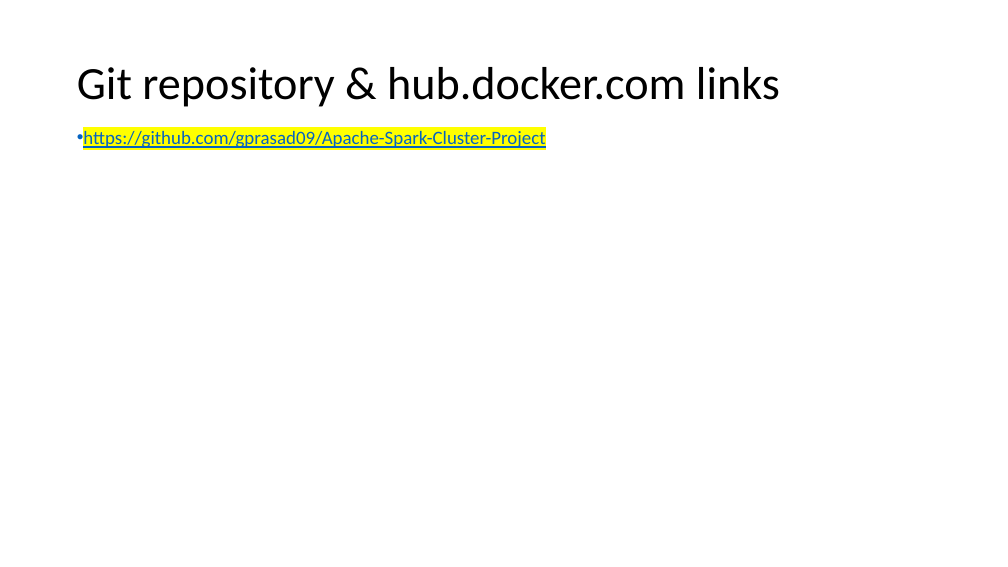
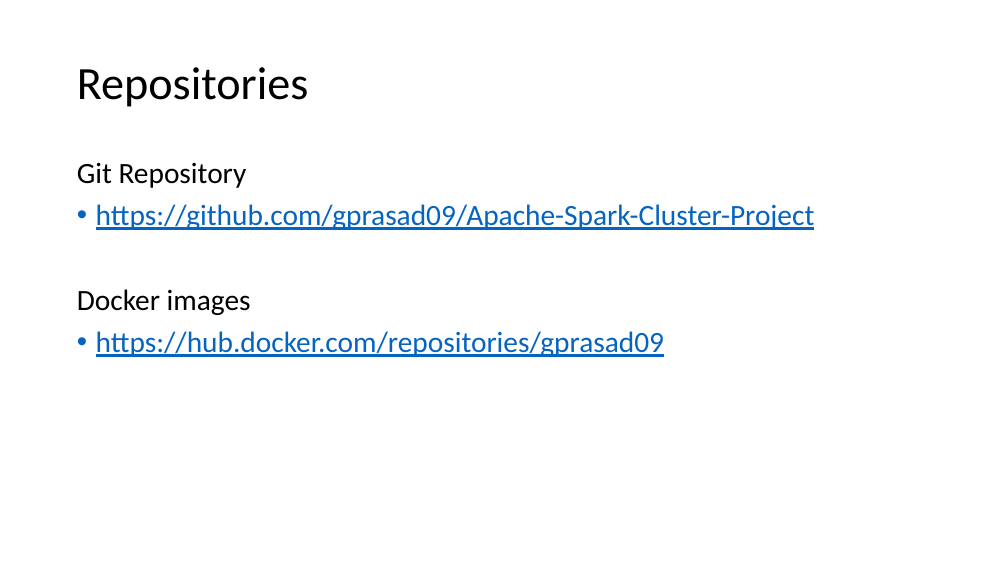
Before and after one commit to gprasad09/Apache-Spark-Cluster-Project, a slide deck: slide 28 of misc/ProjectReports-In progress/TermProject.pptx (slide 27 before the commit). Drawn at 1008x567 pixels with LibreOffice and Linux fonts; fonts in the diff are those of the drawing. Boxes give left, top, right and bottom in pixels: in the first picture for what was removed or moved away, otherwise in the second. Text is boxed around its words. In the diff, an @@ line names an element or a change of style, - is before the commit and + after.

```diff
--- a/misc/ProjectReports-In progress/TermProject.pptx
+++ b/misc/ProjectReports-In progress/TermProject.pptx
@@ title at box(77, 67, 309, 107): text changed @@
-Git repository & hub.docker.com links
+Repositories
@@ text "Git Repository": place and size @@
-text "Git Repository" at box(83, 131, 545, 148)
+text "Git Repository" at box(77, 162, 815, 357)
@@ text at box(77, 162, 247, 188): paragraph added @@
+Git Repository
@@ text at box(96, 204, 815, 230): size 18 to 28 pt, highlight #FFFF00 to none in "https://github.com/gprasad09/Apache-Spark-Cluster-Project"; indent changed; line spacing 1.07 to 0.9; more space between paragraphs @@
@@ text at box(77, 289, 664, 357): paragraphs added @@
+Docker images
+• https://hub.docker.com/repositories/gprasad09
```
Also in this commit, not shown: 5 other slides changed, 4 slides added, 3 slides removed.
